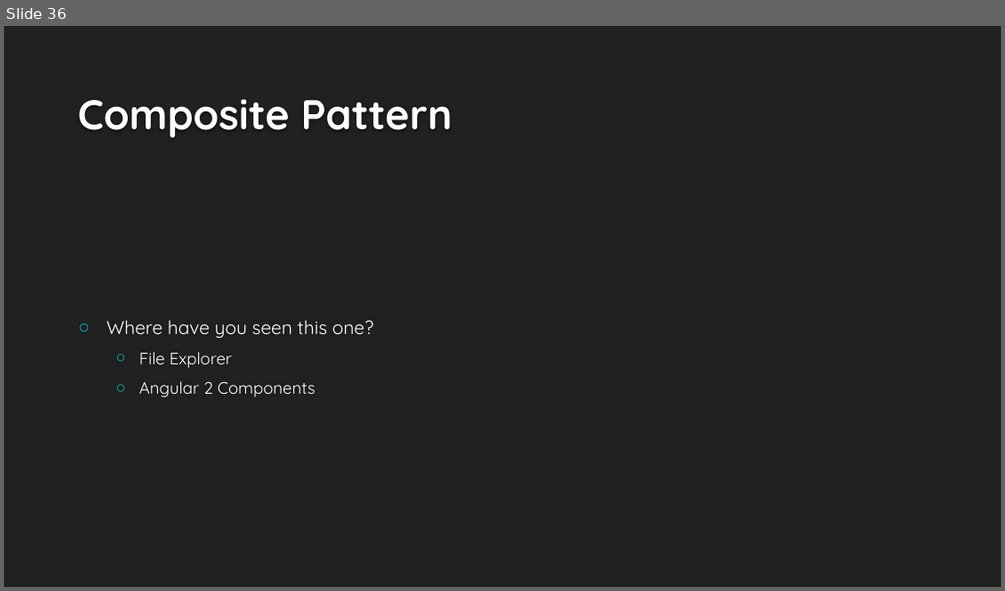
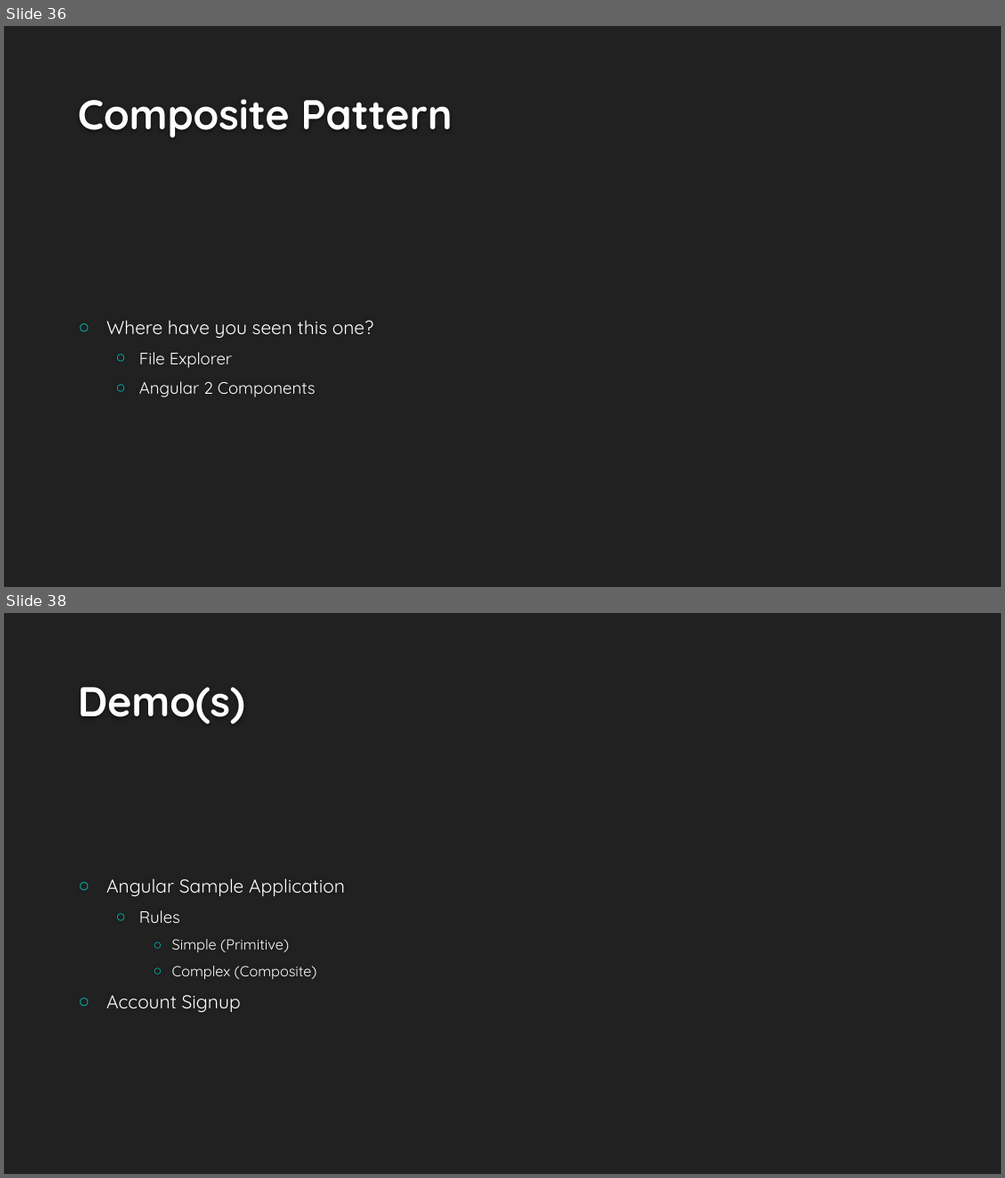
Before and after one commit to buildmotion/better-business-logic-with-typescript, a slide deck: Presentation/Better Business Logic with Typescript.pptx. Shown one above the other, each under a label of ours: slide 36 before the commit, slides 36 and 38 after it; the slides between them are not shown. The pictures are 1005x591 and 1005x1178 pixels, drawn with LibreOffice and Linux fonts; fonts in the diff are those of the drawing; background and template pictures are left out. Boxes give left, top, right and bottom in pixels: in the first picture for what was removed or moved away, otherwise in the second. Text is boxed around its words. In the diff, an @@ line names an element or a change of style, - is before the commit and + after.

```diff
--- a/Presentation/Better Business Logic with Typescript.pptx
+++ b/Presentation/Better Business Logic with Typescript.pptx
@@ slide 38 added at (4,613,1001,1174), background #212121 @@
@@ title added at (78,687,245,724), 40 pt, text #FEFEFE, bold @@
+Demo(s)
@@ text added at (106,878,345,1012), 18 pt, text #FFFFFF @@
+○ Angular Sample Application
+  ○ Rules
+    ○ Simple (Primitive)
+    ○ Complex (Composite)
+○ Account Signup
```
Also in this commit, not shown: 3 slides changed, 4 other slides added, 7 other files.
